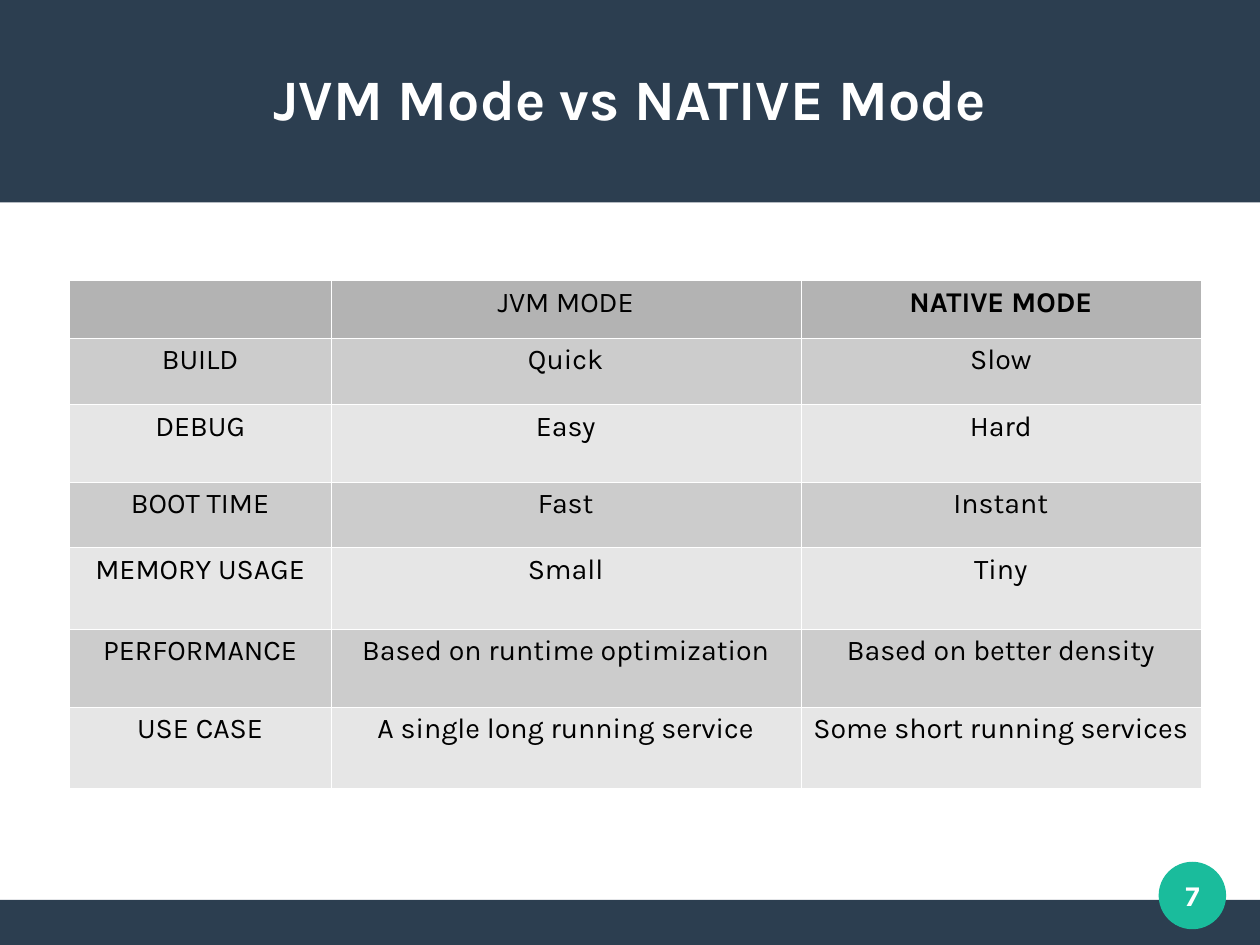
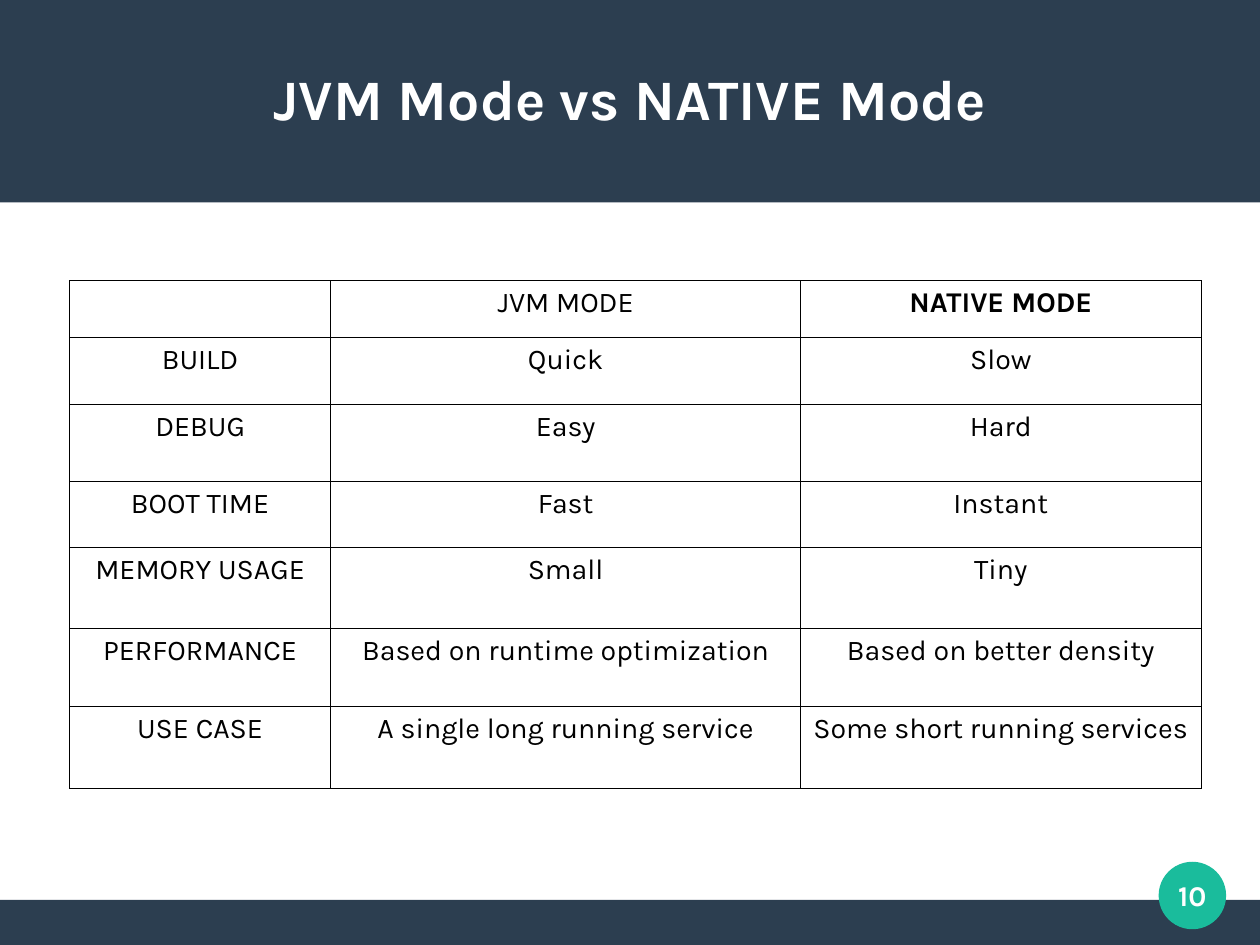
Before and after one commit to aldettinger/integration-in-the-cloud-era-with-camel-quarkus, a slide deck: slide 10 of Integration In The Cloud Era With Camel Quarkus.odp (slide 7 before the commit). Drawn at 1260x945 pixels with LibreOffice and Linux fonts; fonts in the diff are those of the drawing. Boxes give left, top, right and bottom in pixels: in the first picture for what was removed or moved away, otherwise in the second. Text is boxed around its words. In the diff, an @@ line names an element or a change of style, - is before the commit and + after.

```diff
--- a/Integration In The Cloud Era With Camel Quarkus.odp
+++ b/Integration In The Cloud Era With Camel Quarkus.odp
@@ table at (70,280,1201,788) @@
@@ fill #B3B3B3 to none in 2 cells @@
@@ fill #CCCCCC to none in 9 cells @@
@@ fill #E6E6E6 to none in 9 cells @@
@@ borders changed @@
@@ page number at (1178,887,1206,907): text changed @@
-7
+10
```
Also in this commit, not shown: 5 other slides changed, 4 slides added, 1 slide removed, 4 other files.
